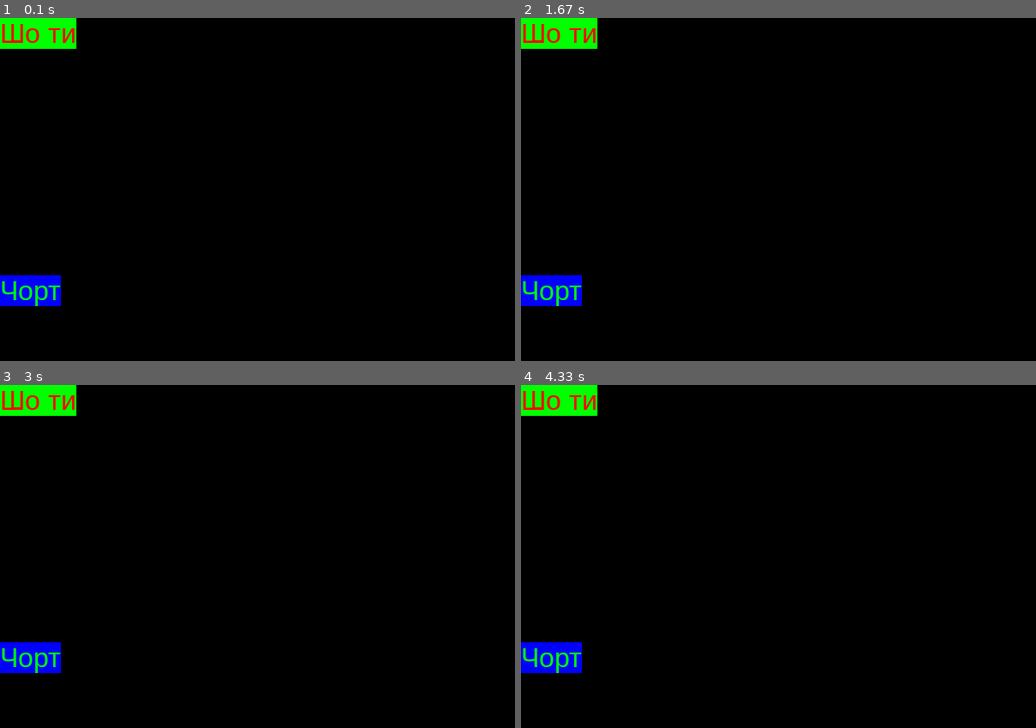
Above: before the commit, frames 1-4 (two rows, left to right).
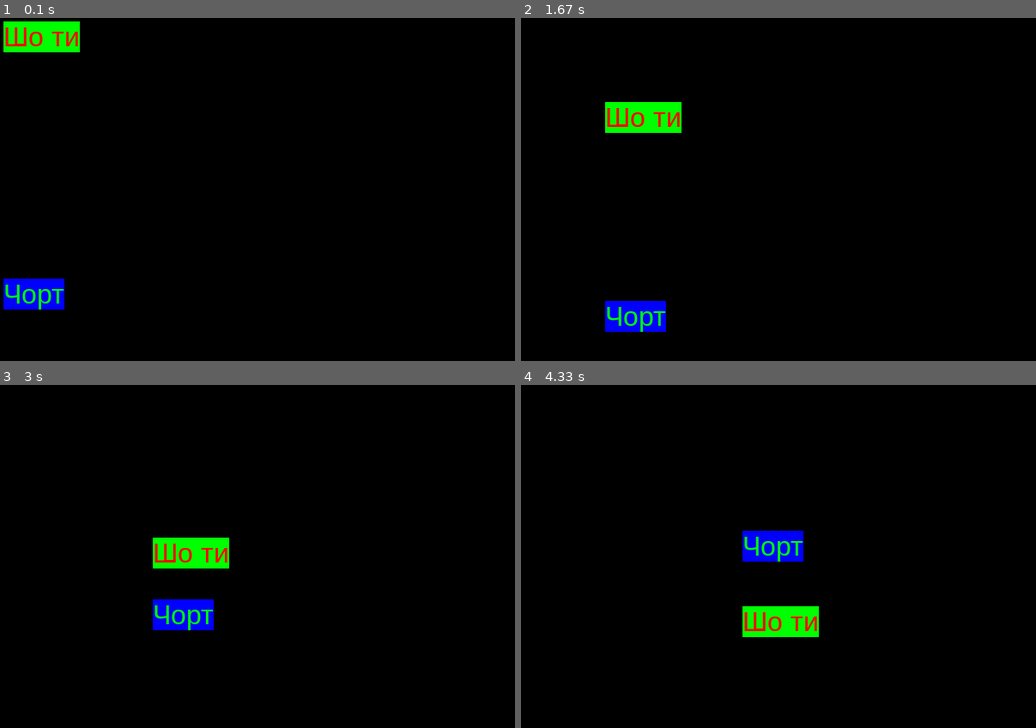
Above: after the commit, the same moments.

Repository: little-beetle/pygame
Game: pygame game, started from foundations.py
Same seed, same stepped clock (60 frames per second), same inputs: the game is played once before the commit and once after it.
Inputs:
- Up to frame 1 (0.1 s): no input
- Up to frame 2 (1.67 s): no input
- Up to frame 3 (3 s): no input
- Up to frame 4 (4.33 s): no input

The runs differ from the first frame. In frame 1, 1.6% of the frame differs, in the area x 0-16%, y 0-85%; in frame 2, 4.8%, in the area x 0-32%, y 0-92%; in frame 3, 4.8%; in frame 4, 4.8%.

Commit message:
moving text

Diff:
--- a/foundations.py
+++ b/foundations.py
@@ -11,14 +11,42 @@
 RED = (255, 0, 0)
 GREEN = (0, 255, 0)
 BLUE = (0, 0, 255)
-follow = font.render("Шо ти",True,  RED, GREEN)
-like = font.render("Чорт",True,  GREEN, BLUE)
+BLACK = (0, 0, 0)
 
+follow = font.render("Шо ти", True, RED, GREEN)
+like = font.render("Чорт", True, GREEN, BLUE)
+FPS = 60
+width_1, height_1 = follow.get_size()
+width_2, height_2 = like.get_size()
+x1, y1 = 0, 300
+x2, y2 = 0, 0
+direct_x1 = 1
+direct_y1 = 1
+direct_x2 = 1
+direct_y2 = 1
+clock = pygame.time.Clock()
 while True:
     for event in pygame.event.get():
         if event.type == pygame.QUIT:
             quit()
-    screen.blit(follow, (0, 0))
-    screen.blit(like, (0, 300))
+    clock.tick(FPS)
+    screen.fill(BLACK)
+    screen.blit(like, (x1, y1))
+    screen.blit(follow, (x2, y2))
 
+    x1 += direct_x1
+    if x1 + width_2 >= 600 or x1 < 0:
+        direct_x1 =- direct_x1
+
+    y1 += direct_y1
+    if y1 + height_2 >= 400 or y1 < 0:
+        direct_y1 =- direct_y1
+
+    x2 += direct_x2
+    if x2 + width_1 >= 600 or x2 < 0:
+        direct_x2 =- direct_x2
+
+    y2 += direct_y2
+    if y2 + height_1 >= 400 or y2 < 0:
+        direct_y2 =- direct_y2
     pygame.display.update()
